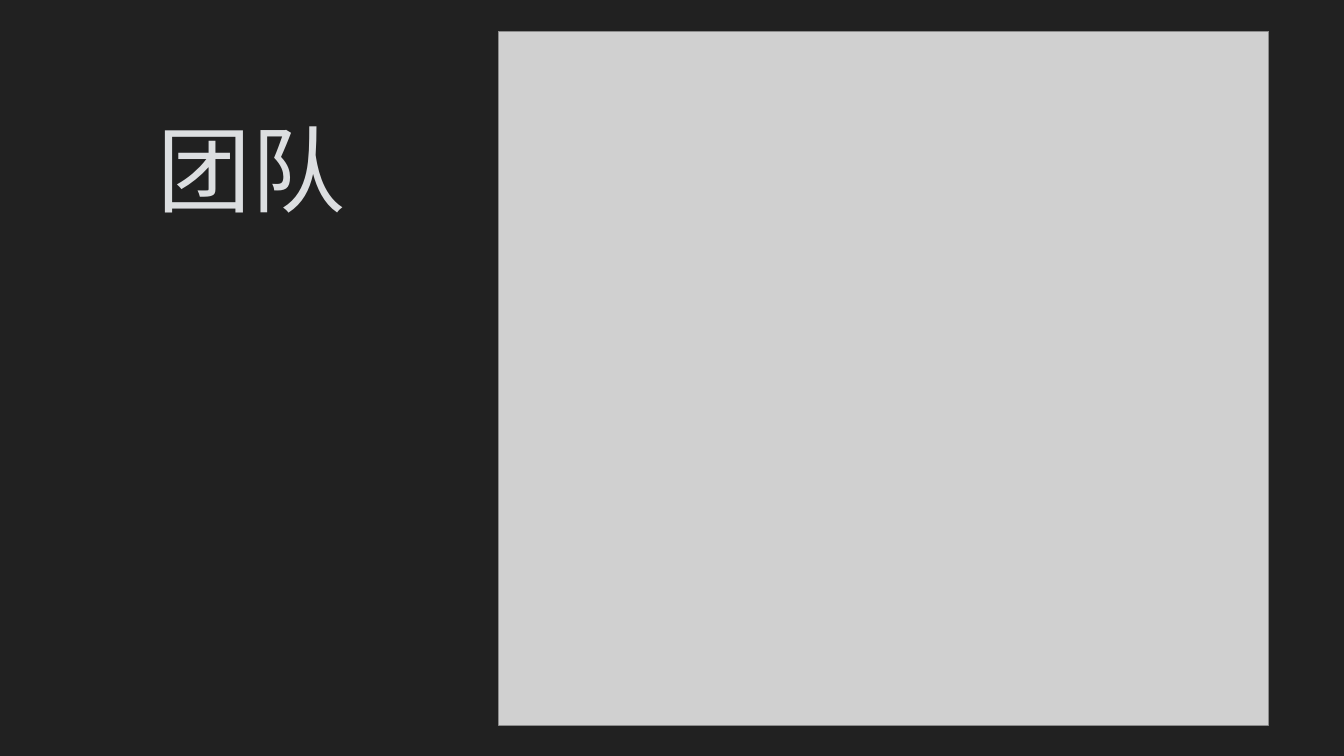
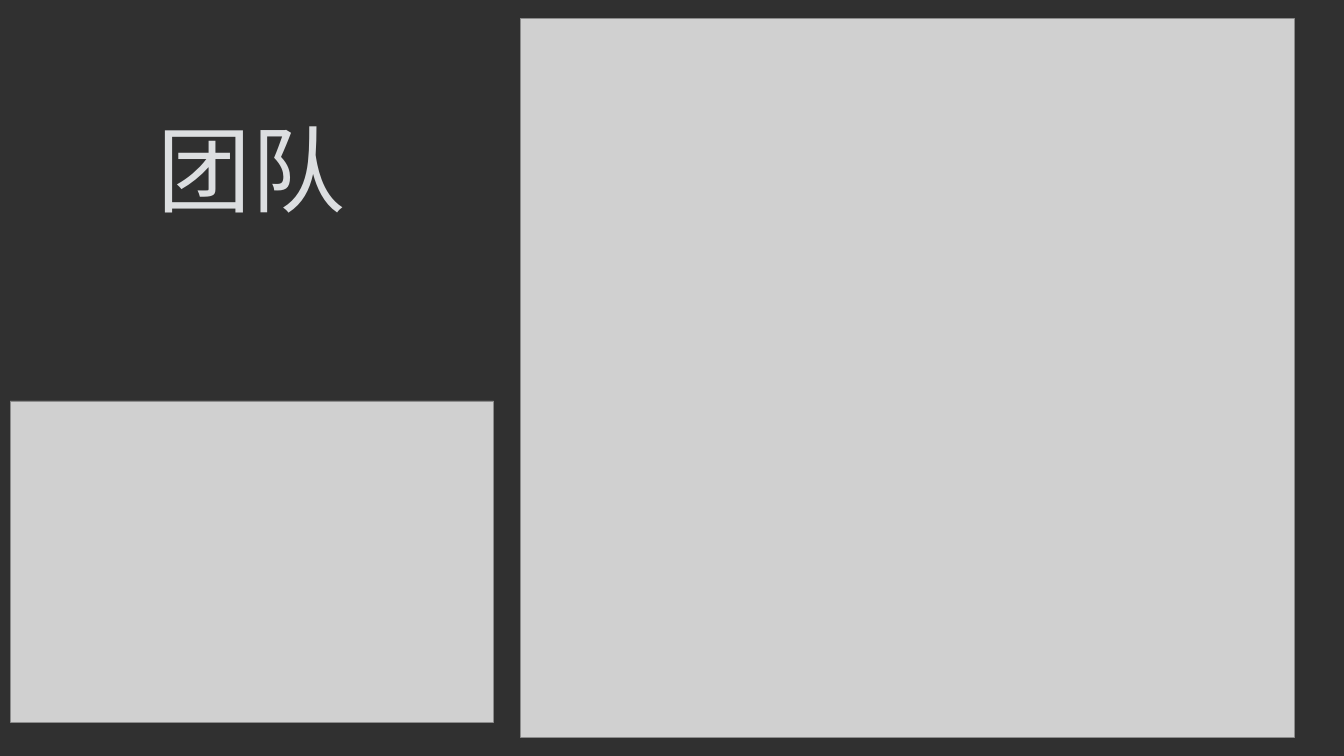
Before and after one commit to Loopring/whitepaper, a slide deck: slide 4 of keynote/loopring-technical.pptx. Drawn at 1344x756 pixels with LibreOffice and Linux fonts; fonts in the diff are those of the drawing; grey boxes stand for pictures. Boxes give left, top, right and bottom in pixels: in the first picture for what was removed or moved away, otherwise in the second. Text is boxed around its words. In the diff, an @@ line names an element or a change of style, - is before the commit and + after.

Commit message:
updated keynote

```diff
--- a/keynote/loopring-technical.pptx
+++ b/keynote/loopring-technical.pptx
@@ background #212121 to #303030 @@
@@ picture: place and size @@
-picture at box(498, 31, 1268, 725)
+picture at box(521, 19, 1294, 737)
@@ picture added at box(10, 401, 494, 722) @@
```
Also in this commit, not shown: 2 other files.
